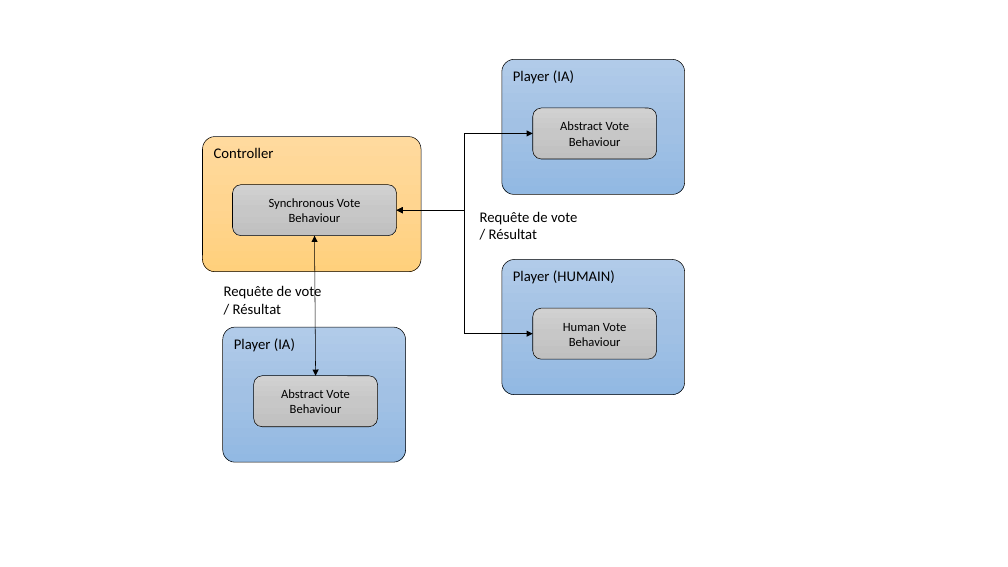
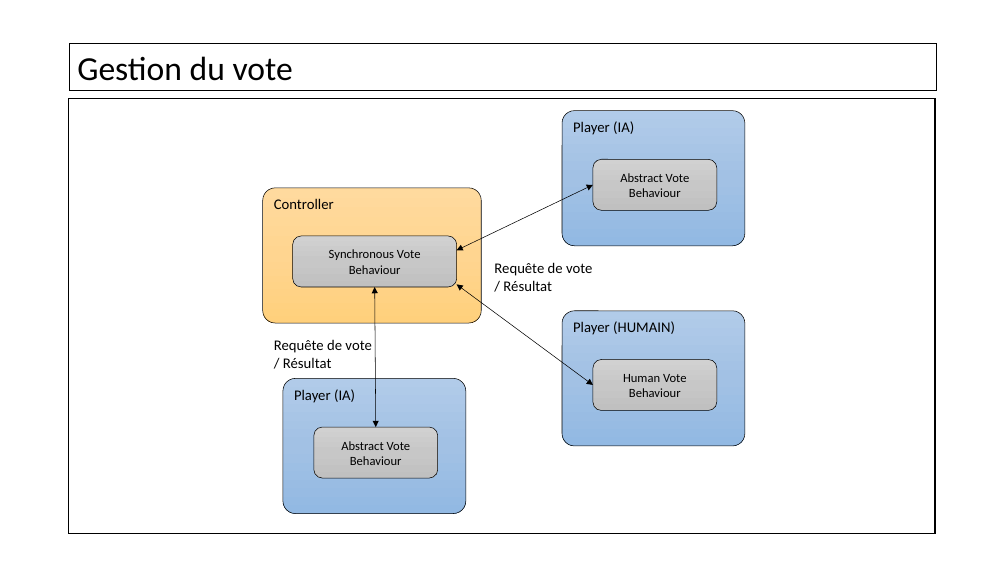
Before and after one commit to konamdav/Loup-Garou, a slide deck: slide 9 of Soutenance.pptx (slide 5 before the commit). Drawn at 1008x567 pixels with LibreOffice and Linux fonts; fonts in the diff are those of the drawing; background and template pictures are left out. Boxes give left, top, right and bottom in pixels: in the first picture for what was removed or moved away, otherwise in the second. Text is boxed around its words. In the diff, an @@ line names an element or a change of style, - is before the commit and + after.

```diff
--- a/Soutenance.pptx
+++ b/Soutenance.pptx
@@ rectangle added at (70,44,936,91), fill #FFFFFF at 48% opacity, outline #000000 1 pt, 32 pt, text #000000 @@
+Gestion du vote
@@ rectangle added at (69,98,935,534), fill #FFFFFF at 48% opacity, outline #000000 1 pt @@
@@ elbow double arrow removed from (533, 134) to (397, 210) @@
@@ double arrow added from (457, 250) to (593, 185), #000000 0.5 pt @@
@@ elbow double arrow removed from (533, 333) to (397, 210) @@
@@ text "Requête de vote / Résultat": place and size @@
-text "Requête de vote / Résultat" at (480,211,577,239)
+text "Requête de vote / Résultat" at (494,262,592,291)
@@ 8 rounded rectangles, 1 double arrow: place and size @@
-8 rounded rectangles, 1 double arrow at (203,59,685,463)
+8 rounded rectangles, 1 double arrow at (263,110,745,513)
@@ double arrow added from (457, 284) to (593, 385), #000000 0.5 pt @@
@@ text "Requête de vote / Résultat": place and size @@
-text "Requête de vote / Résultat" at (224,284,321,314)
+text "Requête de vote / Résultat" at (274,340,371,368)
```
Also in this commit, not shown: 12 other slides changed, 5 slides added, 3 slides removed.
